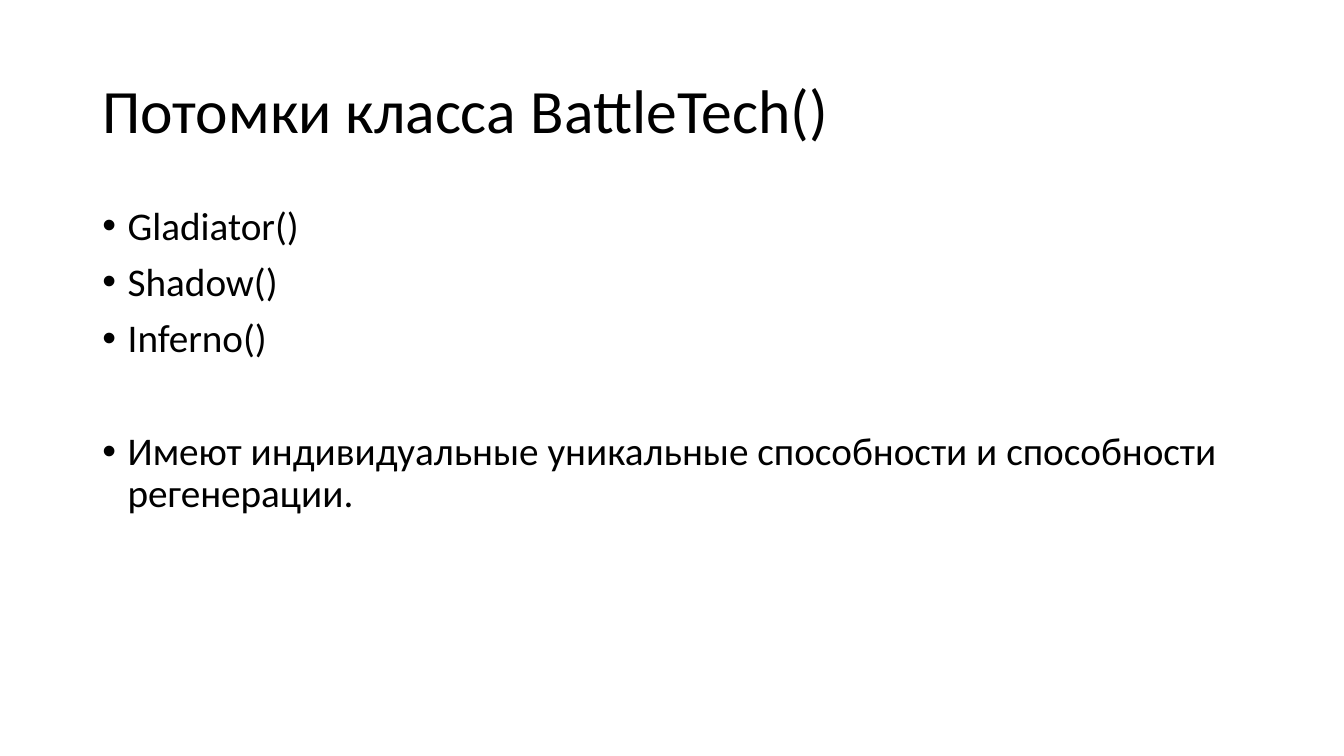
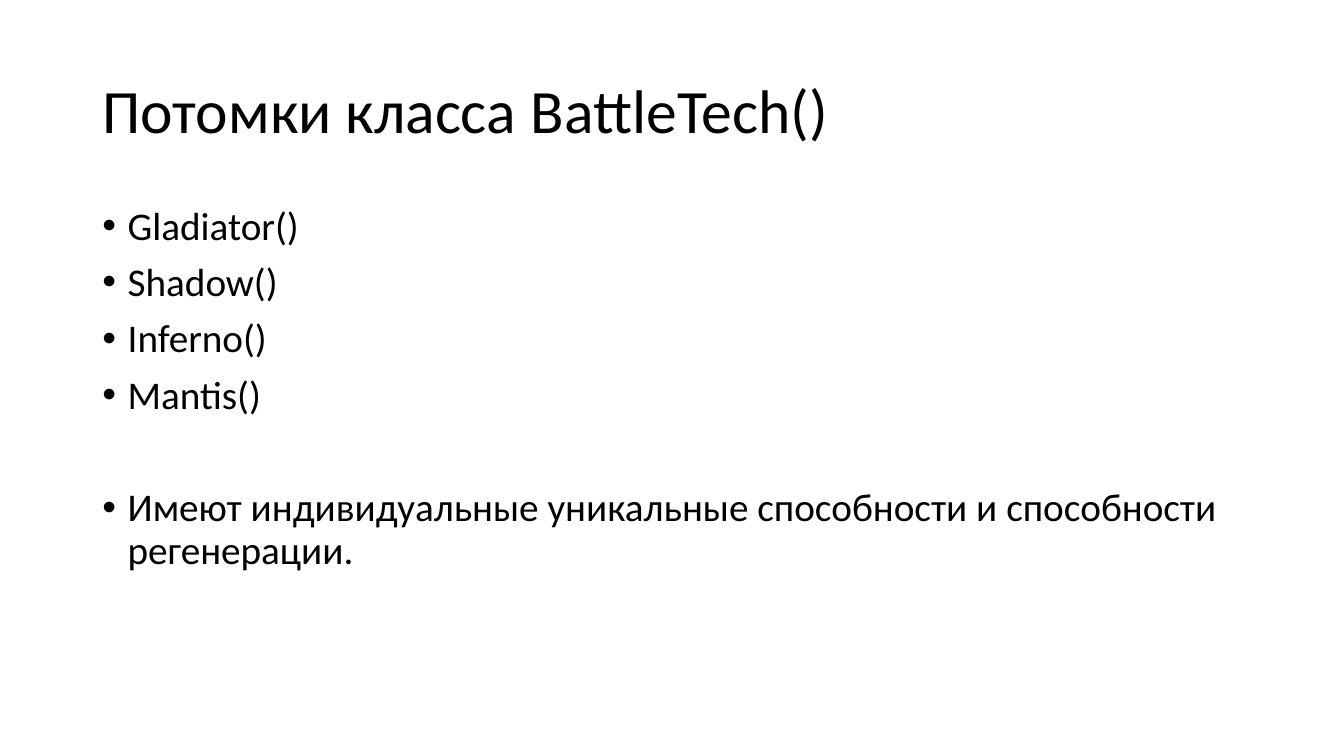
Before and after one commit to Mihakgma/BattleTech_Gladiators_Arena_just_files, a slide deck: slide 3 of Diagrams/Classes methods and their relations.pptx. Drawn at 1344x756 pixels with LibreOffice and Linux fonts; fonts in the diff are those of the drawing. Boxes give left, top, right and bottom in pixels: in the first picture for what was removed or moved away, otherwise in the second. Text is boxed around its words. In the diff, an @@ line names an element or a change of style, - is before the commit and + after.

Commit message:
added code in a class battle1vs1() method: manualregime(). added 2 new classes: mantis() & wasp()

```diff
--- a/Diagrams/Classes methods and their relations.pptx
+++ b/Diagrams/Classes methods and their relations.pptx
@@ text at (128, 380, 261, 415): paragraph added @@
+• Mantis()
```
Also in this commit, not shown: 10 other files.
